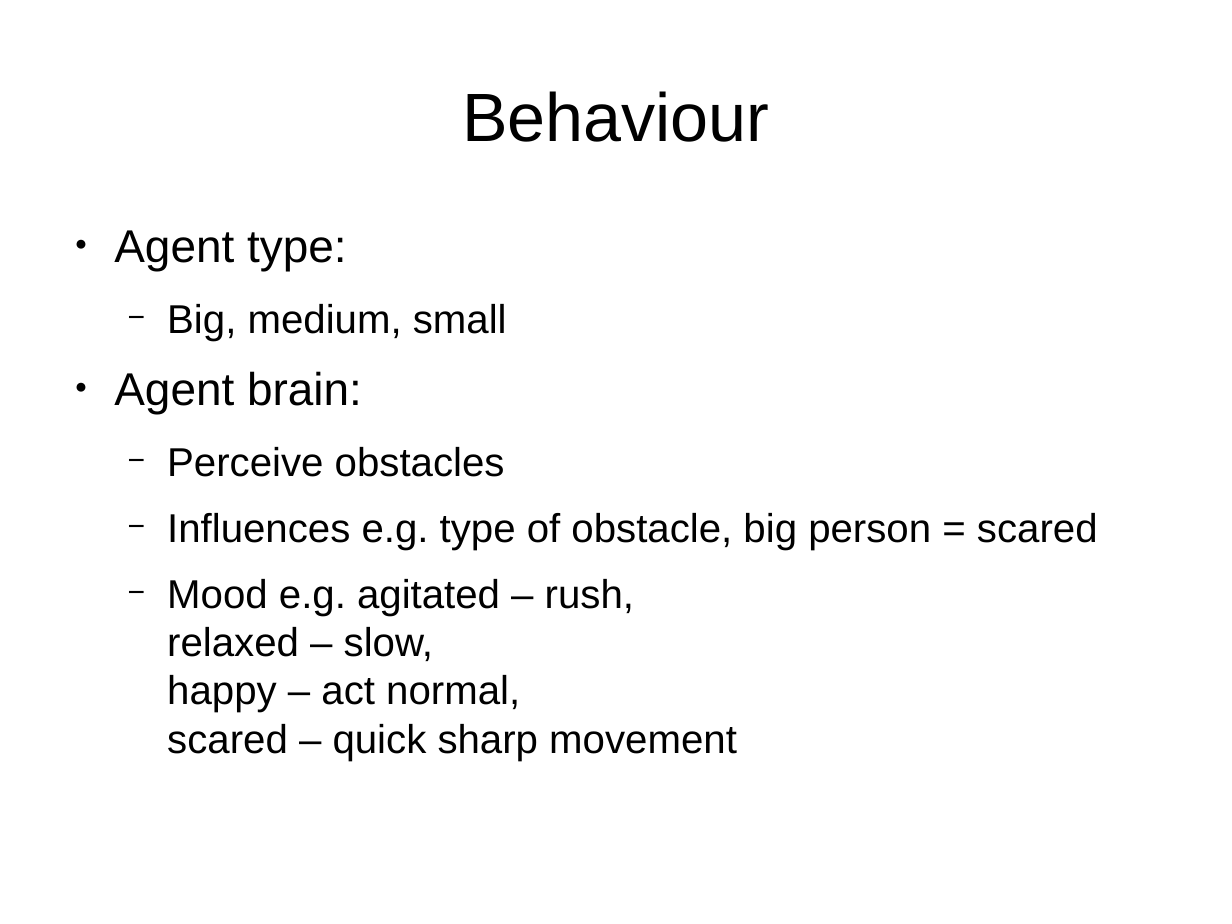
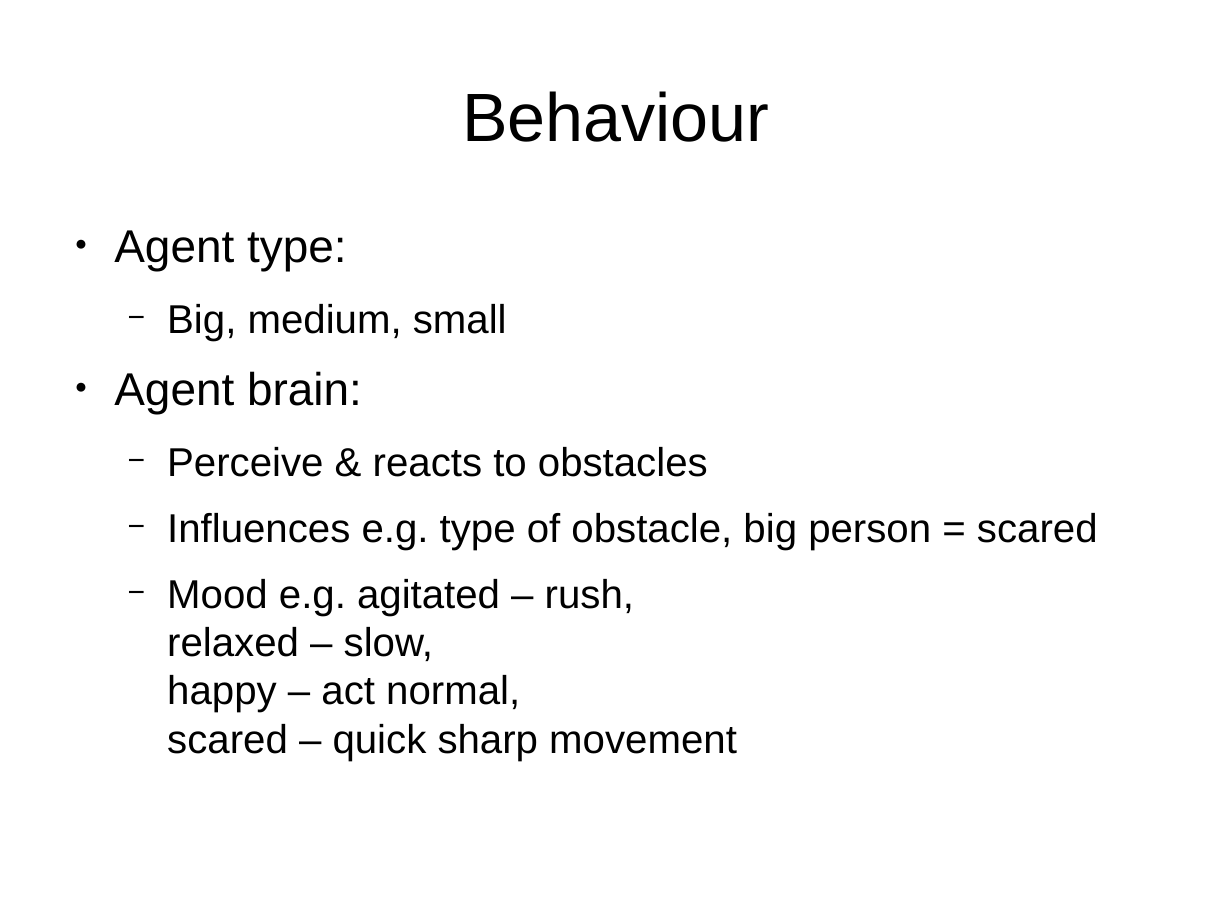
Before and after one commit to IdrisMiles/Reciprocal-Velocity-Obstacles, a slide deck: slide 6 of writeUp/initial_presentation.odp. Drawn at 1232x924 pixels with LibreOffice and Linux fonts; fonts in the diff are those of the drawing; background and template pictures are left out. Boxes give left, top, right and bottom in pixels: in the first picture for what was removed or moved away, otherwise in the second. Text is boxed around its words. In the diff, an @@ line names an element or a change of style, - is before the commit and + after.

```diff
--- a/writeUp/initial_presentation.odp
+++ b/writeUp/initial_presentation.odp
@@ text at bbox=[167, 447, 708, 477]: text changed @@
-  − Perceive obstacles
+  − Perceive & reacts to obstacles
```
Also in this commit, not shown: 2 other slides changed, 10 other files.
